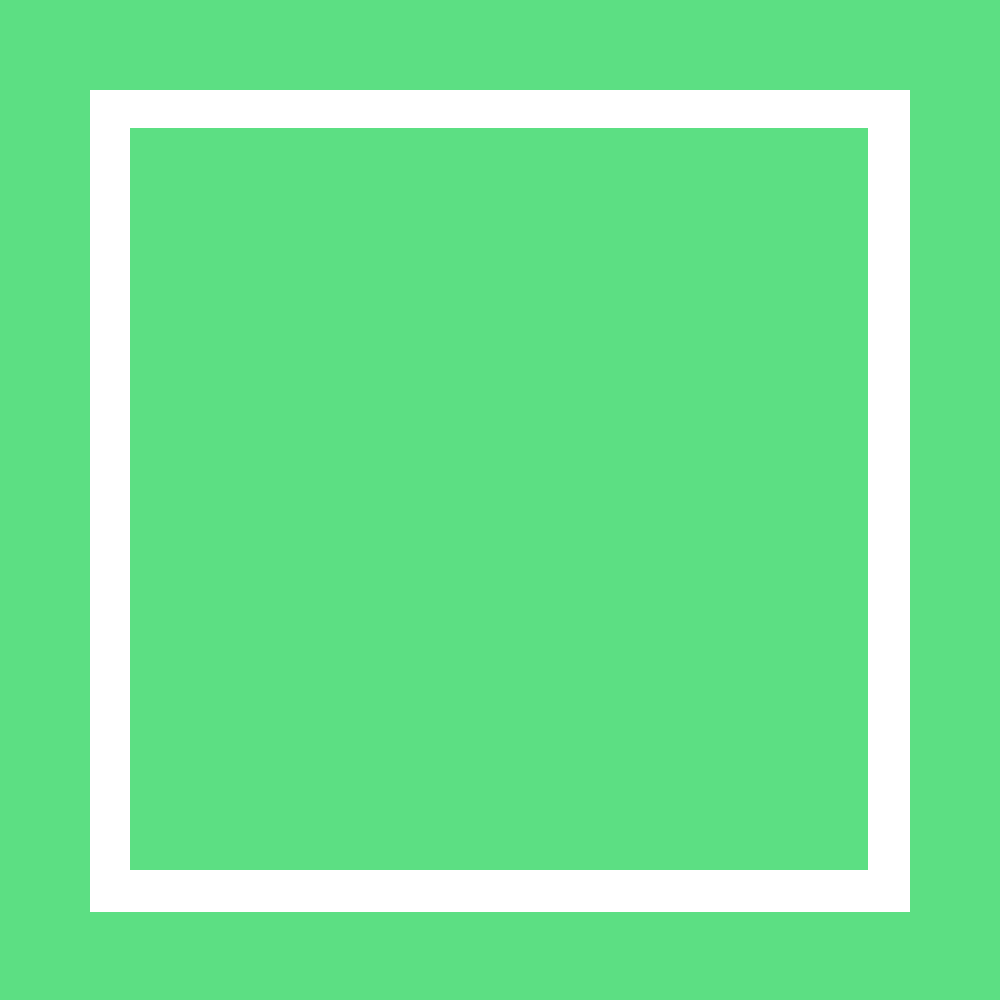
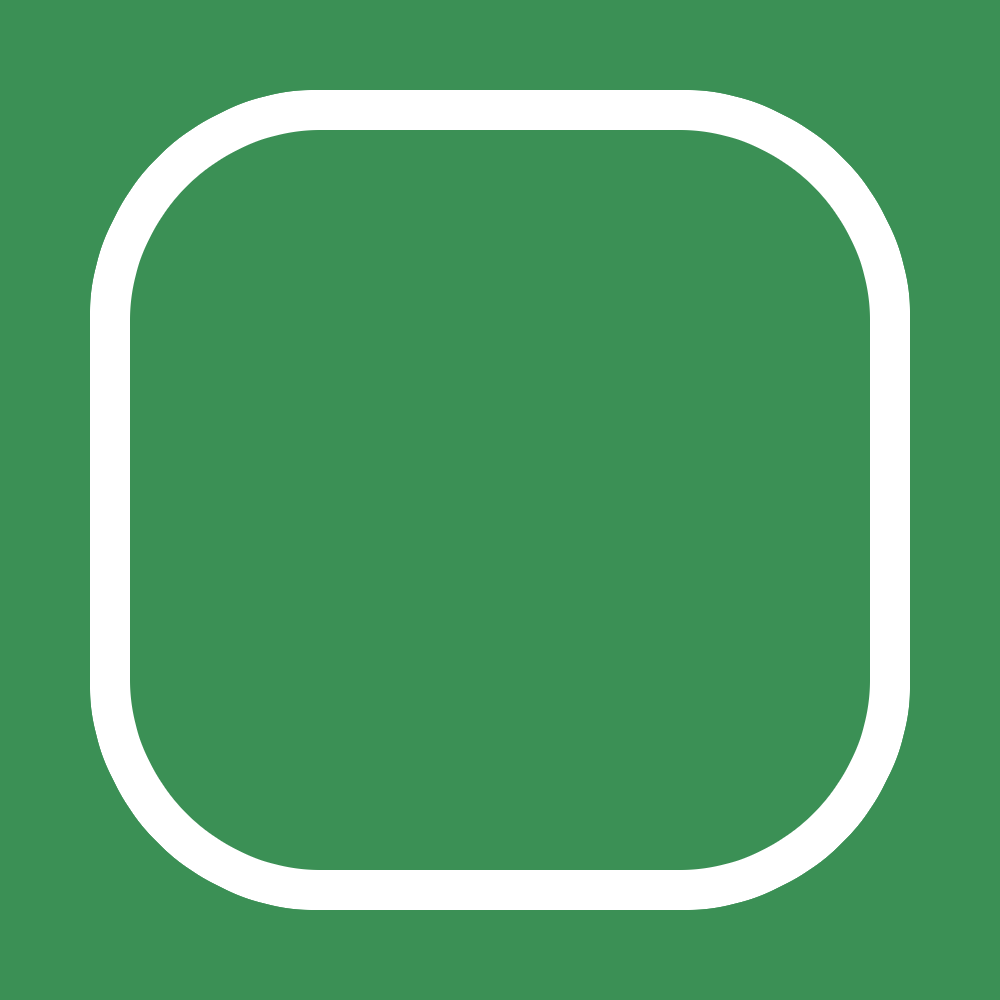
Before/after of a 1000x1000 layered artwork. What changed in the layer stack:
removed layer "Calque" over [90, 90, 910, 912]
removed layer "Arrière-plan" over [0, 0, 1000, 1000]
added layer "Calque Copié" above "Calque Copié #1" over [90, 90, 910, 910]
added layer "Calque Copié #1" over [0, 0, 1000, 1000]
